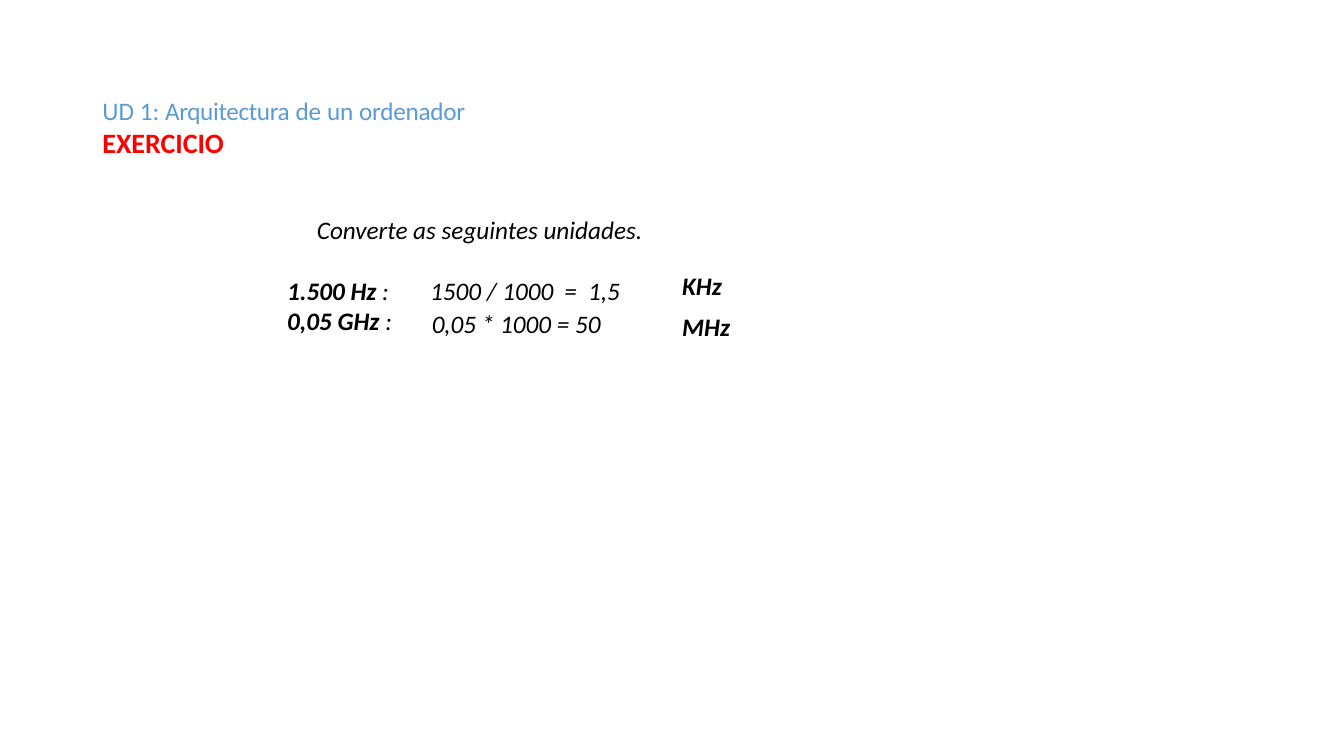
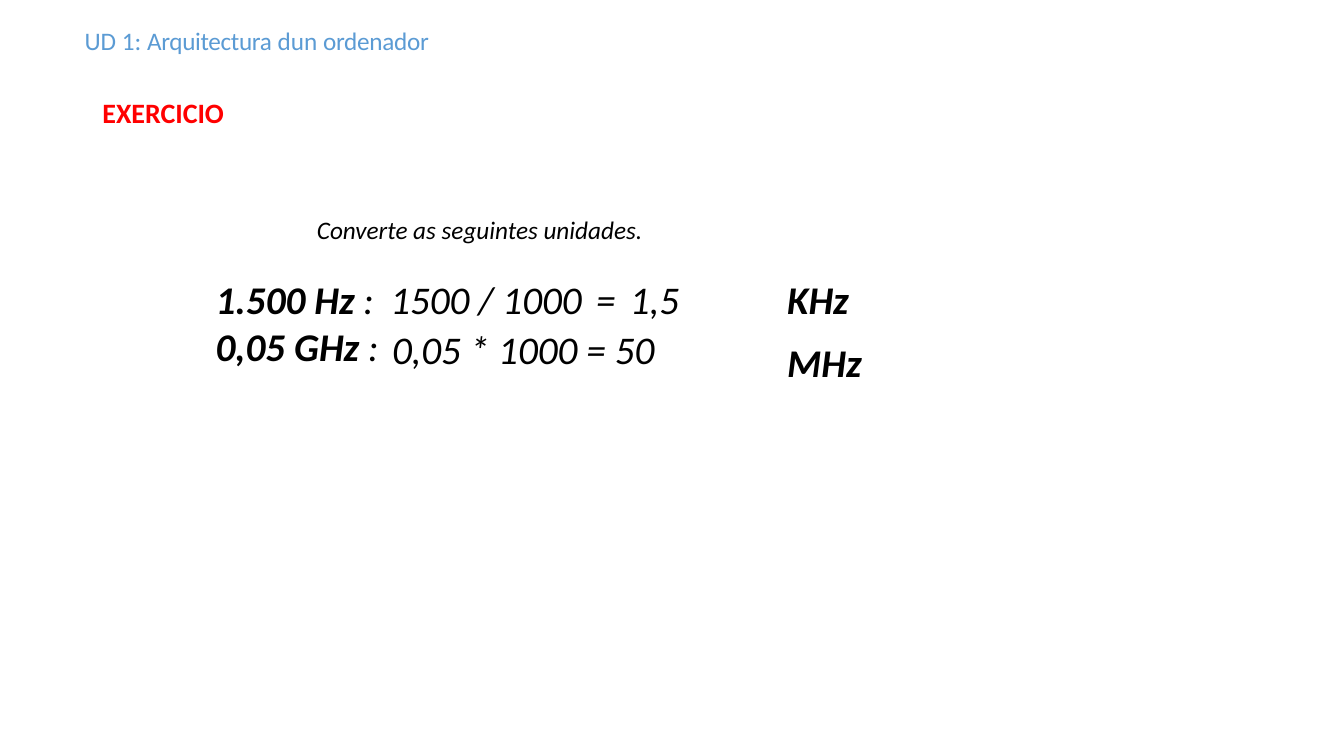
Before and after one commit to EduBelay/MME-blog, a slide deck: slide 10 of unidade01/resumos/UD01-RESUMEN UNIDADES DE MEDIDA.odp (slide 9 before the commit). Drawn at 1344x756 pixels with LibreOffice and Linux fonts; fonts in the diff are those of the drawing. Boxes give left, top, right and bottom in pixels: in the first picture for what was removed or moved away, otherwise in the second. Text is boxed around its words. In the diff, an @@ line names an element or a change of style, - is before the commit and + after.

```diff
--- a/unidade01/resumos/UD01-RESUMEN UNIDADES DE MEDIDA.odp
+++ b/unidade01/resumos/UD01-RESUMEN UNIDADES DE MEDIDA.odp
@@ text added at (85, 32, 429, 54), 18 pt, text #5B9BD4 @@
+UD 1: Arquitectura dun ordenador
@@ title at (102, 104, 223, 123): text changed; size 18 to 20 pt; text colour #5B9BD4 to #FF0000; bold on @@
-UD 1: Arquitectura de un ordenador
-EXERCICIO
+EXERCICIO
@@ size 18 to 28 pt in 3 elements at (390, 288, 679, 369), (216, 288, 359, 366), (787, 288, 861, 377) @@
@@ text "KHz": place and size @@
-text "KHz" at (682, 278, 730, 336)
+text "KHz" at (787, 288, 861, 377)
@@ text "1.500 Hz :": place and size @@
-text "1.500 Hz :" at (287, 283, 380, 334)
+text "1.500 Hz :" at (216, 288, 359, 366)
@@ text "1500 / 1000 = 1,5": place and size @@
-text "1500 / 1000 = 1,5" at (430, 283, 620, 336)
+text "1500 / 1000 = 1,5" at (390, 288, 679, 369)
```
Also in this commit, not shown: 10 other slides changed, 1 slide added.
